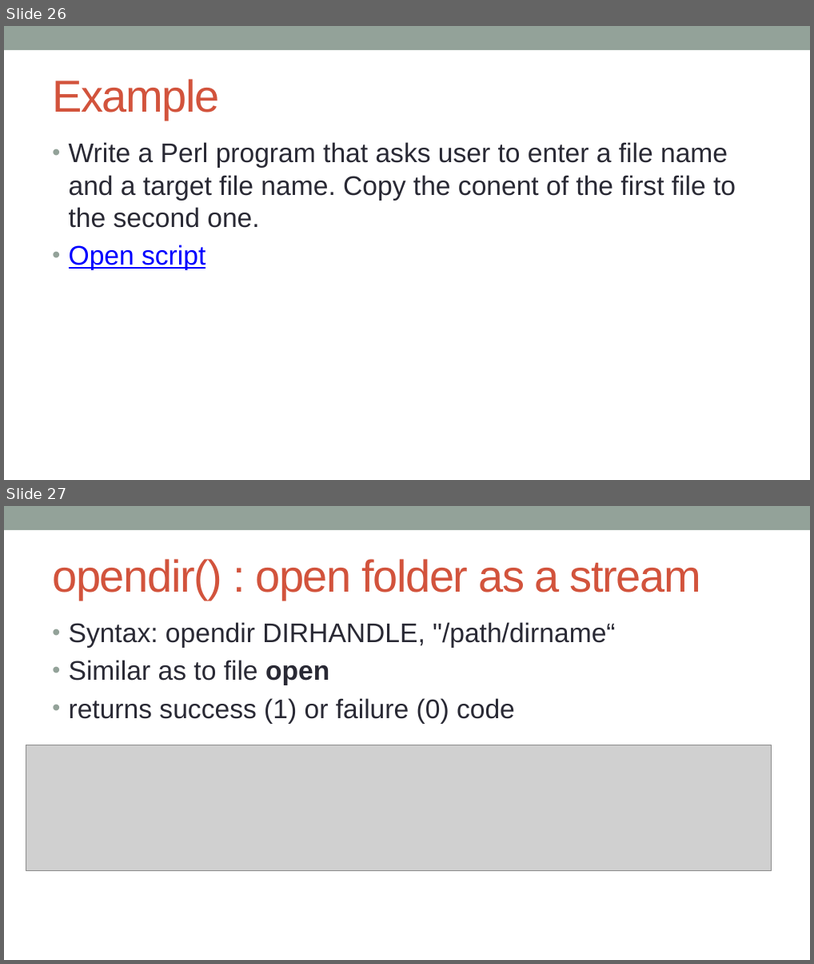
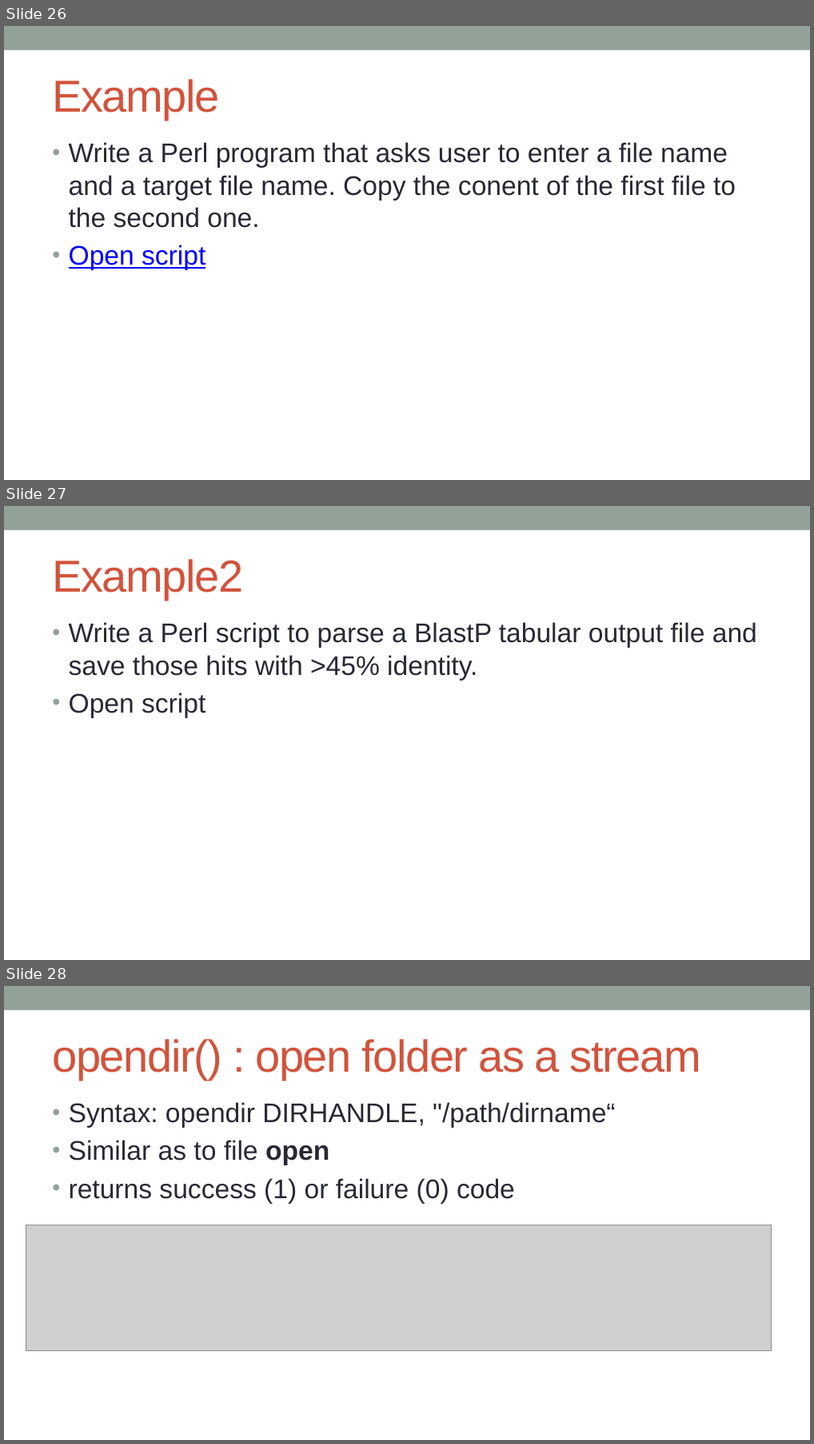
Before and after one commit to kanhu-pcr-code/bioinfo-PERL-course, a slide deck: PPTs/7.Perl_file_handling.pptx. Shown one above the other, each under a label of ours: slides 26 and 27 before the commit, slides 26, 27 and 28 after it. The pictures are 814x964 and 814x1444 pixels, drawn with LibreOffice and Linux fonts; fonts in the diff are those of the drawing; grey boxes stand for pictures. Boxes give left, top, right and bottom in pixels: in the first picture for what was removed or moved away, otherwise in the second. Text is boxed around its words. In the diff, an @@ line names an element or a change of style, - is before the commit and + after.

```diff
--- a/PPTs/7.Perl_file_handling.pptx
+++ b/PPTs/7.Perl_file_handling.pptx
@@ slide 27 added at [4,506,810,960], background #FFFFFF; not listed: 1 template element that a slide beside it also shows @@
@@ title added at [52,559,243,600], 40 pt, text #D2533C @@
+Example2
@@ text added at [69,622,758,718], 24 pt, text #292934 @@
+• Write a Perl script to parse a BlastP tabular output file and save those hits with >45% identity.
+• Open script
@@ what was slide 27 is now slide 28 @@
```
Also in this commit, not shown: 1 slide changed, 1 other slide added, 1 slide removed, 13 other files.
